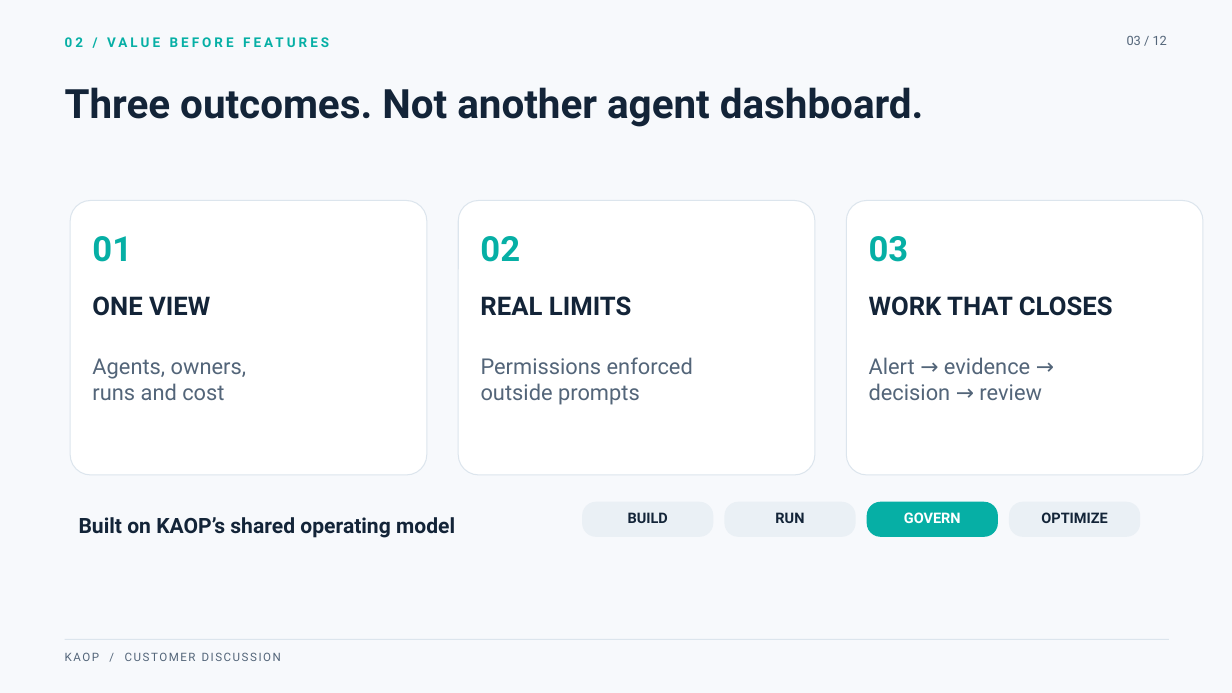
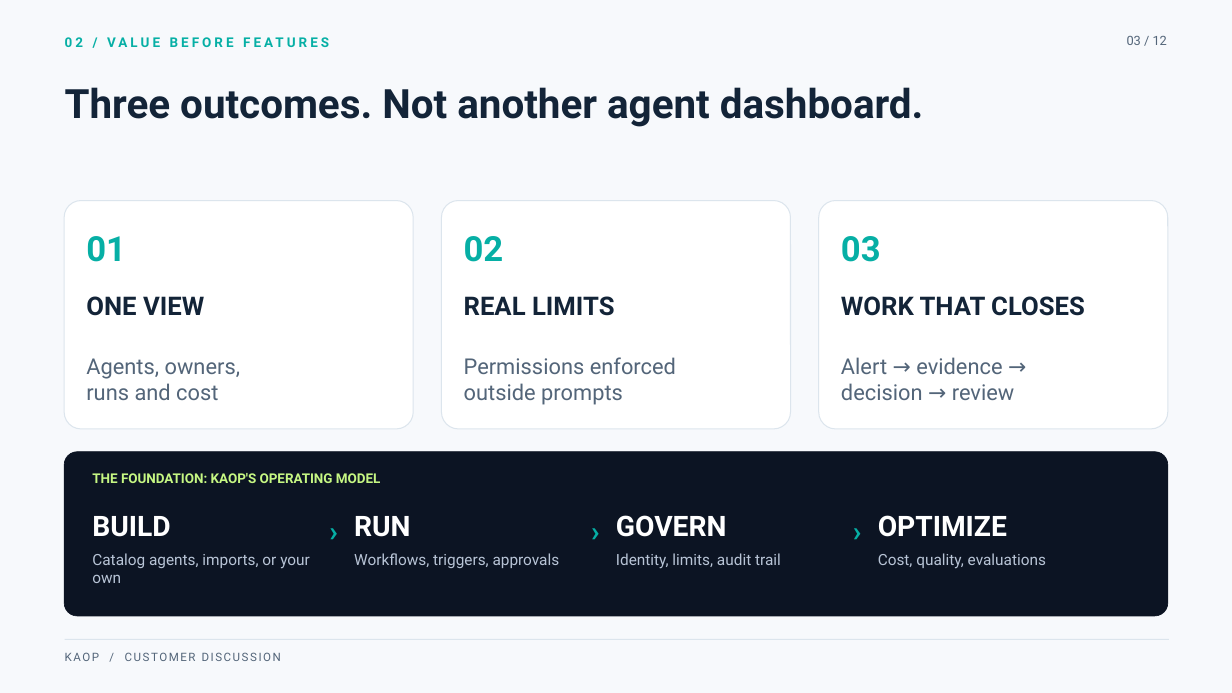
Before and after one commit to chizeni24/komodor-production-lab, a slide deck: slide 4 of docs/presentation/KAOP_Customer_Pitch.pptx. Drawn at 1232x693 pixels with LibreOffice and Linux fonts; fonts in the diff are those of the drawing. Boxes give left, top, right and bottom in pixels: in the first picture for what was removed or moved away, otherwise in the second. Text is boxed around its words. In the diff, an @@ line names an element or a change of style, - is before the commit and + after.

```diff
--- a/docs/presentation/KAOP_Customer_Pitch.pptx
+++ b/docs/presentation/KAOP_Customer_Pitch.pptx
@@ rounded rectangle: place and size @@
-rounded rectangle at [70, 201, 427, 475]
+rounded rectangle at [64, 201, 413, 429]
@@ rounded rectangle: place and size @@
-rounded rectangle at [458, 201, 815, 475]
+rounded rectangle at [442, 201, 791, 429]
@@ rounded rectangle: place and size @@
-rounded rectangle at [847, 201, 1203, 475]
+rounded rectangle at [819, 201, 1168, 429]
@@ text "01": place and size @@
-text "01" at [92, 236, 132, 262]
+text "01" at [86, 236, 126, 262]
@@ text "02": place and size @@
-text "02" at [480, 236, 520, 262]
+text "02" at [464, 236, 504, 262]
@@ text "03": place and size @@
-text "03" at [869, 236, 909, 262]
+text "03" at [841, 236, 881, 262]
@@ text "ONE VIEW": place and size @@
-text "ONE VIEW" at [92, 296, 210, 316]
+text "ONE VIEW" at [86, 296, 204, 316]
@@ text "REAL LIMITS": place and size @@
-text "REAL LIMITS" at [480, 296, 632, 316]
+text "REAL LIMITS" at [464, 296, 615, 316]
@@ text "WORK THAT CLOSES": place and size @@
-text "WORK THAT CLOSES" at [869, 296, 1113, 316]
+text "WORK THAT CLOSES" at [841, 296, 1085, 316]
@@ text "Agents, owners,": place and size @@
-text "Agents, owners," at [92, 358, 247, 400]
+text "Agents, owners," at [86, 358, 241, 400]
@@ text "Permissions enforced": place and size @@
-text "Permissions enforced" at [481, 357, 693, 405]
+text "Permissions enforced" at [464, 357, 676, 405]
@@ text "Alert → evidence →": place and size @@
-text "Alert → evidence →" at [869, 357, 1042, 400]
+text "Alert → evidence →" at [841, 357, 1015, 400]
@@ rounded rectangle added at [64, 452, 1167, 616], fill #0C1423, outline #0C1423 0.5 pt @@
@@ text at [92, 473, 380, 483]: text changed; size 16.4 to 10.5 pt; text colour #132438 to #C6F783 @@
-Built on KAOP’s shared operating model
+THE FOUNDATION: KAOP'S OPERATING MODEL
@@ text "THE FOUNDATION: KAOP'S OPERATING MODEL" at [92, 473, 380, 483]: vertical alignment middle to top @@
@@ text "BUILD" at [92, 516, 310, 583]: vertical alignment middle to top @@
@@ text "BUILD": place and size @@
-text "BUILD" at [628, 512, 668, 523]
+text "BUILD" at [92, 516, 310, 583]
@@ rounded rectangle removed at [582, 502, 714, 537] @@
@@ rounded rectangle removed at [725, 502, 856, 537] @@
@@ rounded rectangle removed at [867, 502, 998, 537] @@
@@ rounded rectangle removed at [1009, 502, 1141, 537] @@
@@ text at [92, 516, 170, 537]: size 11.3 to 22 pt, text colour #132438 to #FFFFFF in "BUILD"; alignment centre to left @@
@@ text added at [321, 514, 347, 544], 22 pt, text #06AFA5, bold @@
+›
@@ text added at [354, 516, 560, 568], 12 pt, text #B8C4D6 @@
+RUN
+Workflows, triggers, approvals
@@ text added at [583, 514, 609, 544], 22 pt, text #06AFA5, bold @@
+›
@@ text added at [616, 515, 781, 569], 12 pt, text #B8C4D6 @@
+GOVERN
+Identity, limits, audit trail
@@ text removed at [775, 512, 804, 523] @@
-RUN
@@ text added at [845, 514, 871, 544], 22 pt, text #06AFA5, bold @@
+›
@@ text added at [878, 515, 1046, 569], 12 pt, text #B8C4D6 @@
+OPTIMIZE
+Cost, quality, evaluations
@@ text removed at [904, 512, 961, 523] @@
-GOVERN
@@ text removed at [1041, 512, 1107, 523] @@
-OPTIMIZE
@@ text at [92, 553, 310, 583]: paragraph added @@
+Catalog agents, imports, or your own
```
Also in this commit, not shown: 1 other file.
